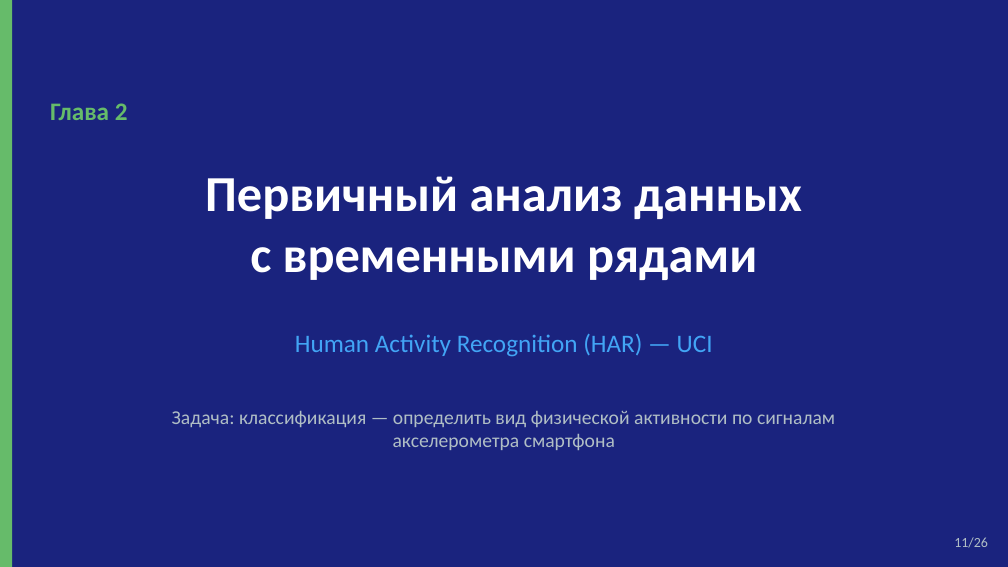
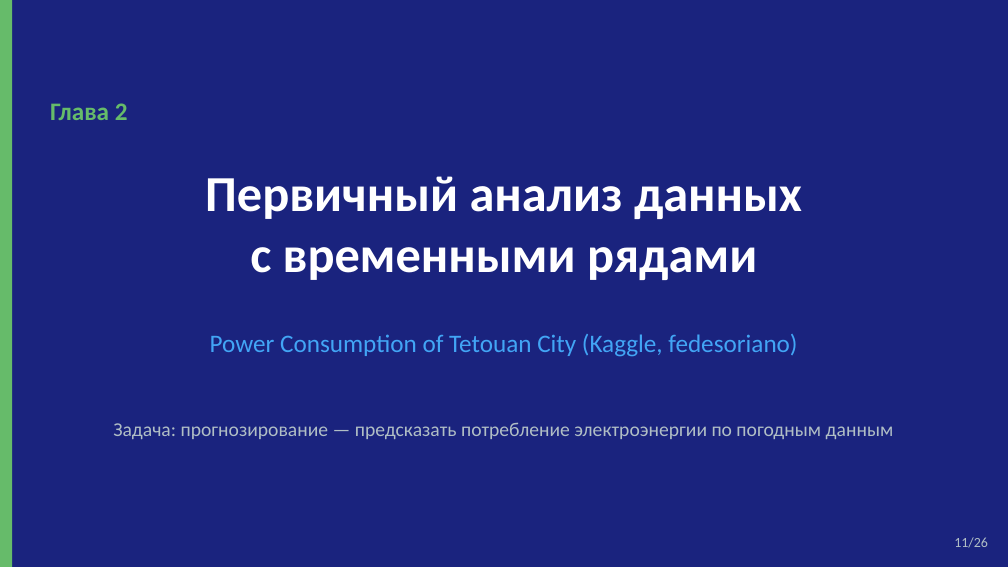
Before and after one commit to ERICSON535/coursework-data-analysis, a slide deck: slide 13 of Prezentaciya_Uryashev_ET103.pptx (slide 11 before the commit). Drawn at 1008x567 pixels with LibreOffice and Linux fonts; fonts in the diff are those of the drawing. Boxes give left, top, right and bottom in pixels: in the first picture for what was removed or moved away, otherwise in the second. Text is boxed around its words. In the diff, an @@ line names an element or a change of style, - is before the commit and + after.

```diff
--- a/Prezentaciya_Uryashev_ET103.pptx
+++ b/Prezentaciya_Uryashev_ET103.pptx
@@ text at box(210, 334, 797, 356): text changed @@
-Human Activity Recognition (HAR) — UCI
+Power Consumption of Tetouan City (Kaggle, fedesoriano)
@@ text at box(113, 422, 894, 439): text changed @@
-Задача: классификация — определить вид физической активности по сигналам акселерометра смартфона
+Задача: прогнозирование — предсказать потребление электроэнергии по погодным данным
```
Also in this commit, not shown: 9 other slides changed, 5 slides added, 3 other files.
